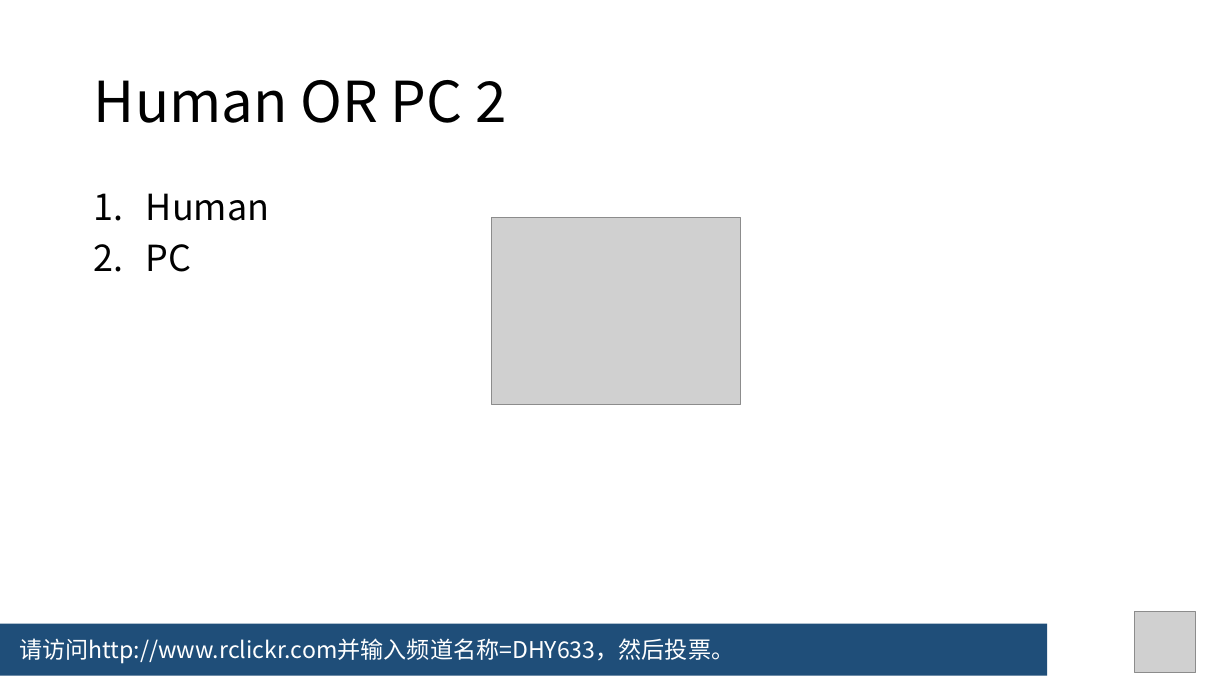
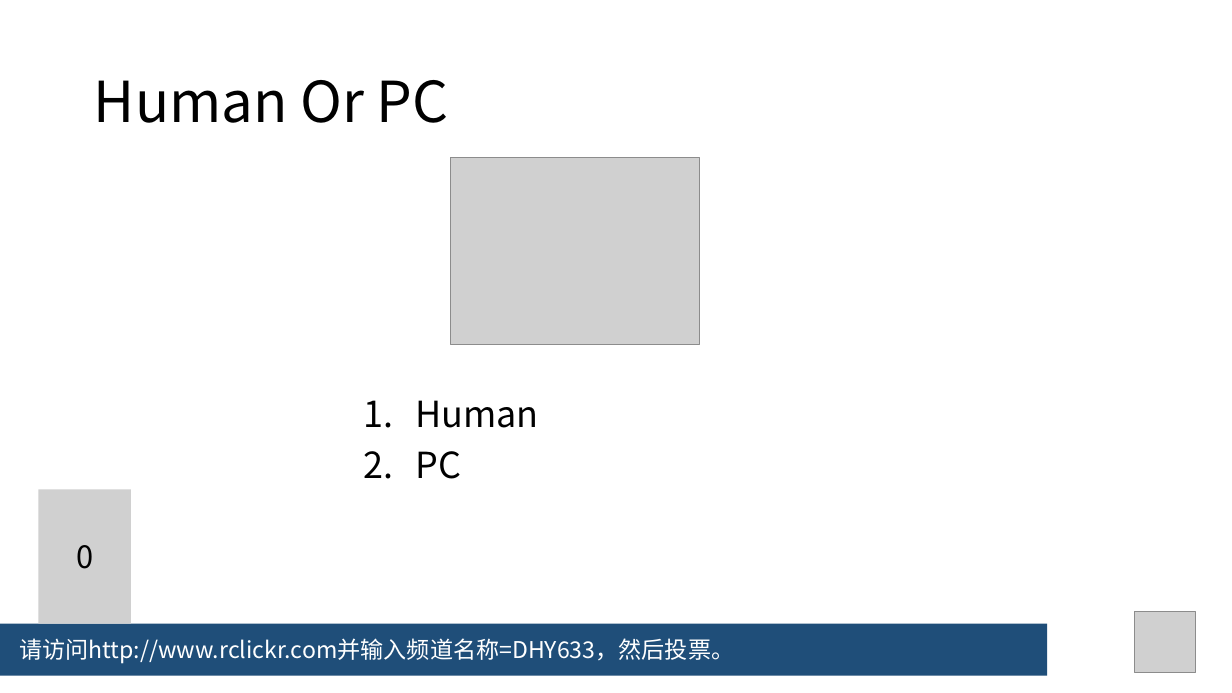
Before and after one commit to plok6325/VT-Go, a slide deck: slide 3 of main.pptx. Drawn at 1232x693 pixels with LibreOffice and Linux fonts; fonts in the diff are those of the drawing; grey boxes stand for pictures. Boxes give left, top, right and bottom in pixels: in the first picture for what was removed or moved away, otherwise in the second. Text is boxed around its words. In the diff, an @@ line names an element or a change of style, - is before the commit and + after.

```diff
--- a/main.pptx
+++ b/main.pptx
@@ title at (94, 80, 449, 123): text changed @@
-Human OR PC 2
+Human Or PC
@@ picture added at (450, 157, 700, 344) @@
@@ picture removed at (492, 218, 741, 405) @@
@@ text "Human": place and size @@
-text "Human" at (146, 193, 269, 272)
+text "Human" at (415, 400, 538, 479)
@@ picture added at (39, 490, 131, 624), 24 pt, text #000000 @@
+0
```
Also in this commit, not shown: 1 other slide changed, 4 slides added, 1 slide removed, 1 other file.
